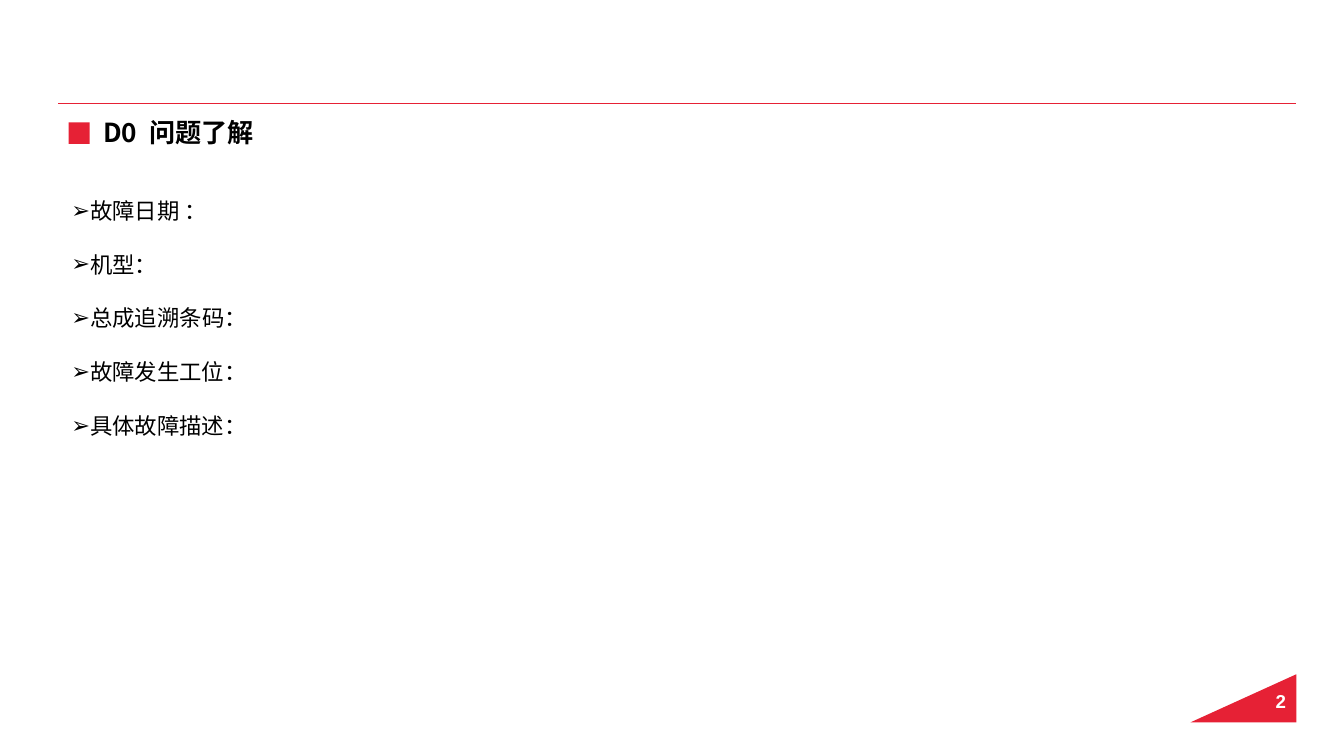
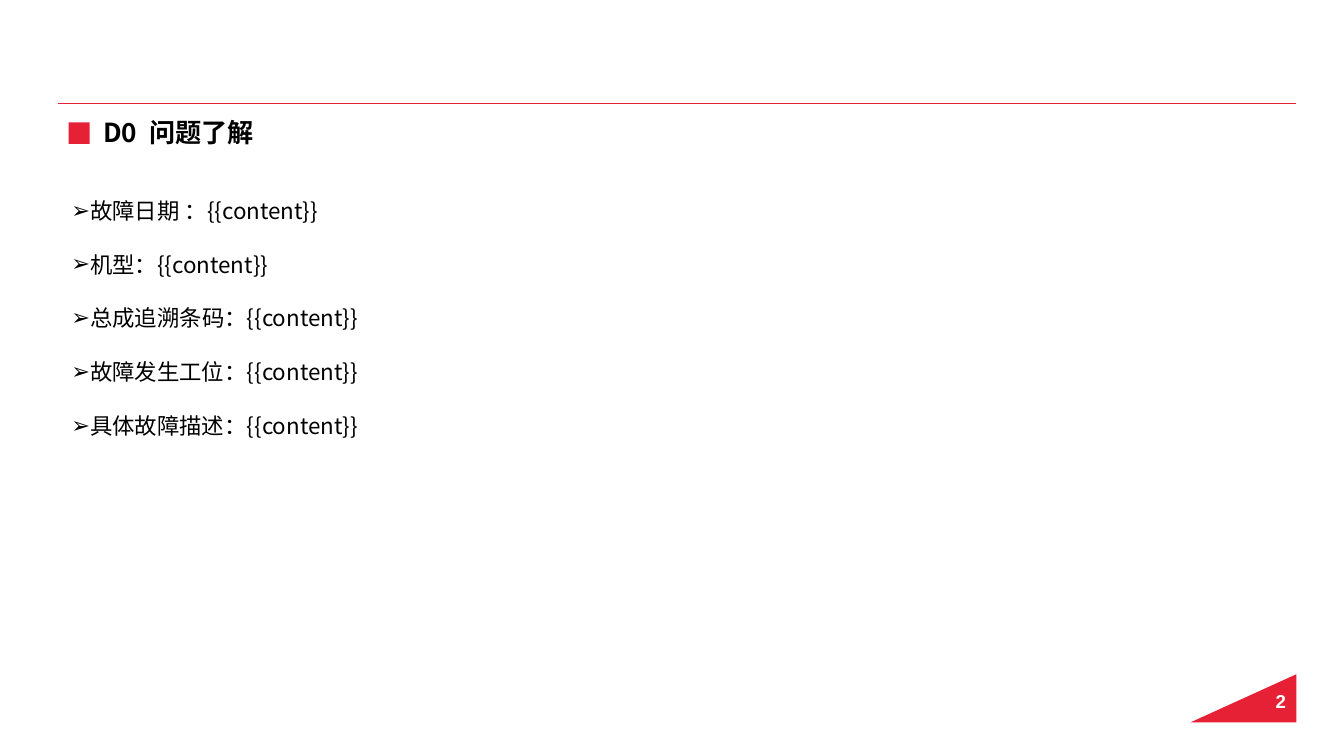
Before and after one commit to QX9967/8D, a slide deck: slide 3 of 8D模板.pptx. Drawn at 1344x756 pixels with LibreOffice and Linux fonts; fonts in the diff are those of the drawing; background and template pictures are left out. Boxes give left, top, right and bottom in pixels: in the first picture for what was removed or moved away, otherwise in the second. Text is boxed around its words. In the diff, an @@ line names an element or a change of style, - is before the commit and + after.

```diff
--- a/8D模板.pptx
+++ b/8D模板.pptx
@@ text at (90, 200, 358, 438): text changed @@
-➢ 故障日期 ：
-➢ 机型：
-➢ 总成追溯条码：
-➢ 故障发生工位：
-➢ 具体故障描述：
+➢ 故障日期 ：{{content}}
+➢ 机型：{{content}}
+➢ 总成追溯条码：{{content}}
+➢ 故障发生工位：{{content}}
+➢ 具体故障描述：{{content}}
```
Also in this commit, not shown: 4 other slides changed, 1 slide removed, 30 other files.
